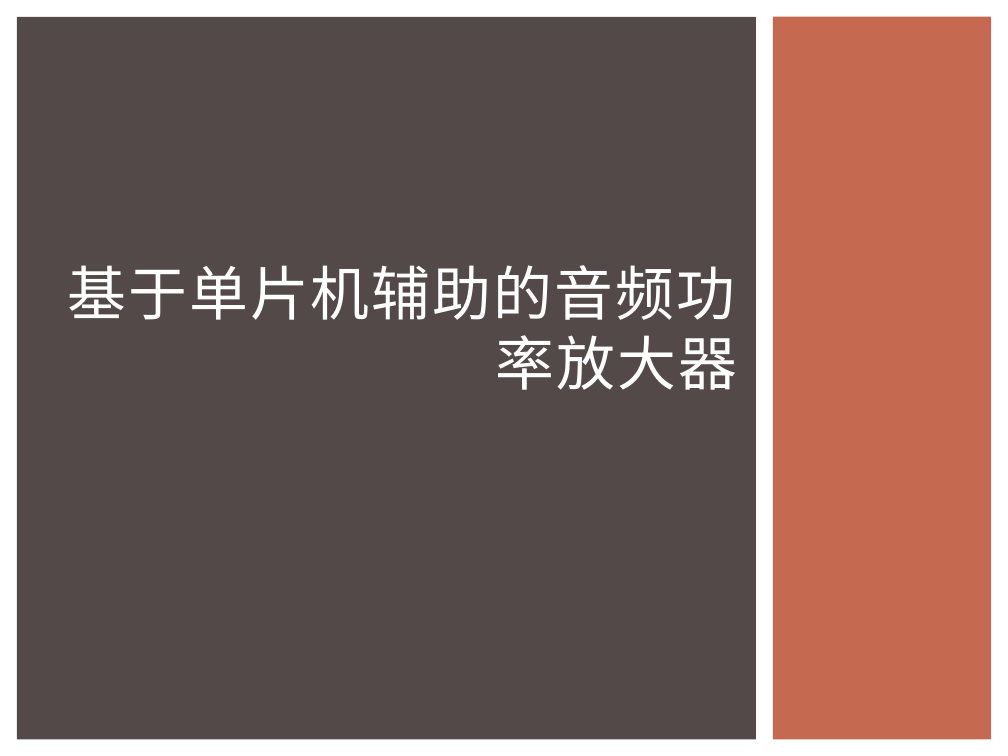
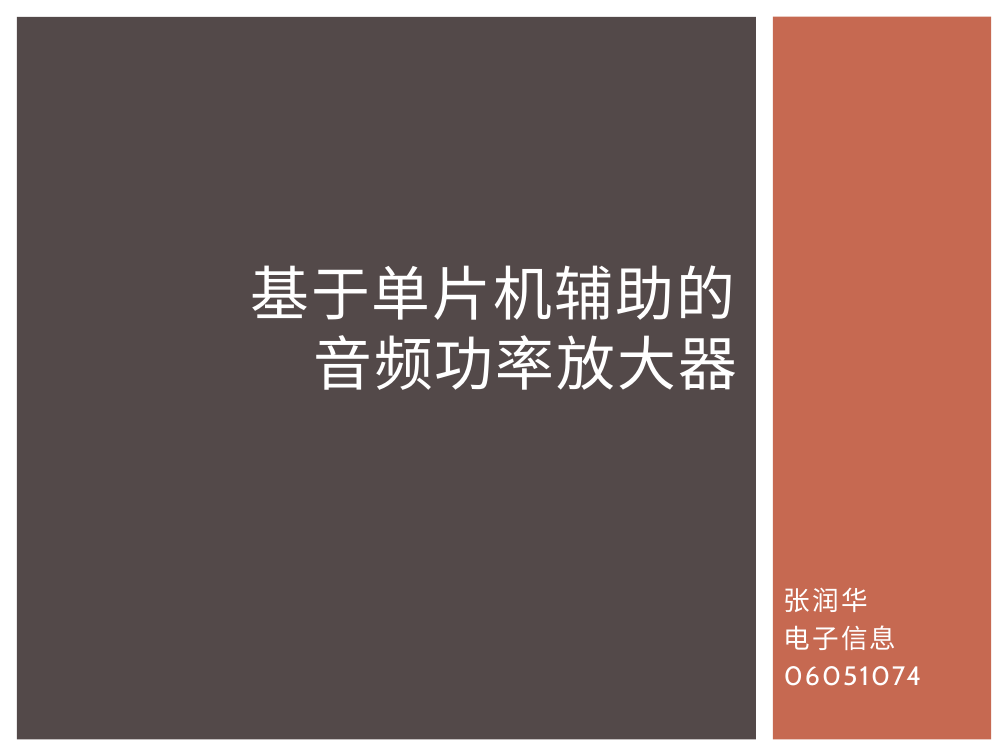
Before and after one commit to cdhigh/zhangrunhua-thesis, a slide deck: slide 1 of 答辩PPT/张润华.pptx. Drawn at 1008x756 pixels with LibreOffice and Linux fonts; fonts in the diff are those of the drawing. Boxes give left, top, right and bottom in pixels: in the first picture for what was removed or moved away, otherwise in the second. Text is boxed around its words. In the diff, an @@ line names an element or a change of style, - is before the commit and + after.

```diff
--- a/答辩PPT/张润华.pptx
+++ b/答辩PPT/张润华.pptx
@@ title at (250, 265, 737, 390): spaces changed @@
-基于单片机辅助的音频功率放大器
+基于单片机辅助的
+音频功率放大器
@@ subtitle added at (784, 588, 921, 686), 19 pt, text #FFFFFF @@
+张润华
+电子信息
+06051074
```
Also in this commit, not shown: 2 other files.
